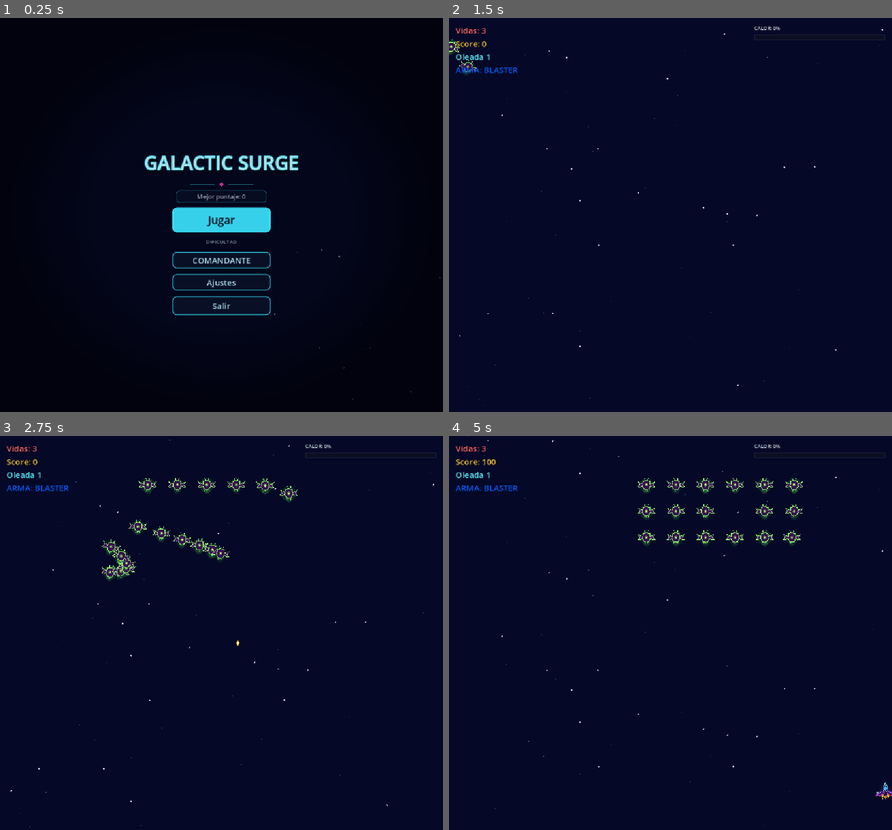
Above: before the commit, frames 1-4 (two rows, left to right).
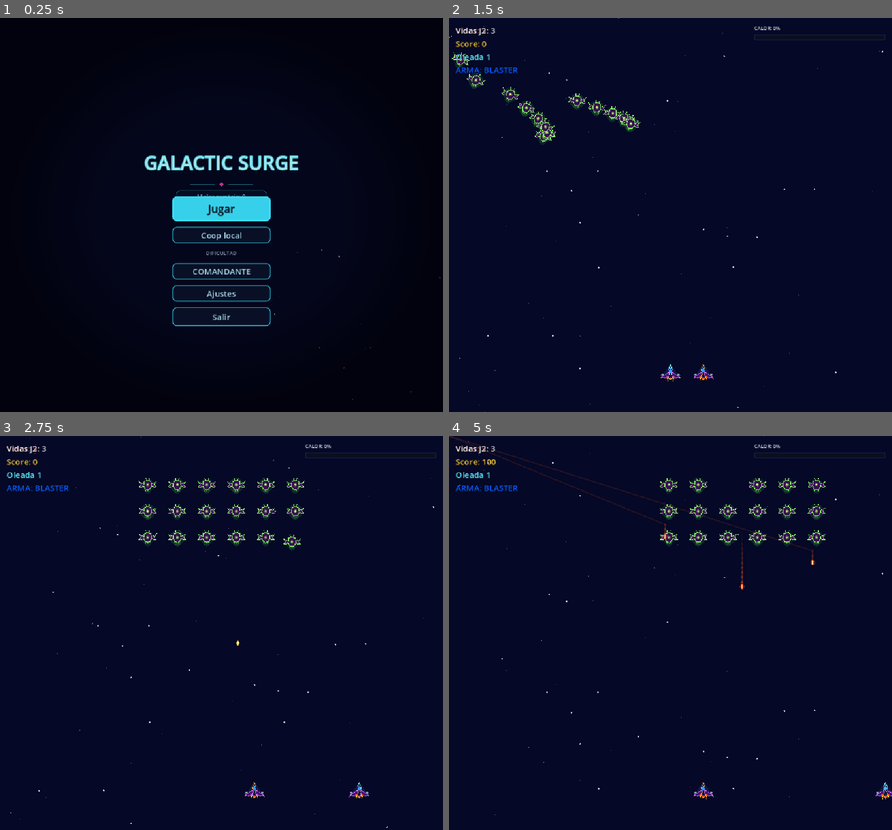
Above: after the commit, the same moments.

Repository: Frank-0511/galactic-surge
Game: Godot game, scene res://scenes/main/main.tscn
Same seed, same stepped clock (60 frames per second), same inputs: the game is played once before the commit and once after it.
Inputs (mouse positions are in pixels of both pictures, inside the frame that each line leads up to):
- Up to frame 1 (0.25 s): no input
- Up to frame 2 (1.5 s): click (670, 234) at 0.5 s, where only the run after the commit has a clickable "Coop local"; click (670, 218) at 1.25 s, where only the run before the commit has a clickable "Jugar"
- Up to frame 3 (2.75 s): tap Enter at 2 s; move the mouse to (318, 613) at 2.02 s; hold Right (move_right) from 2.03 s (still down); tap Space (shoot) at 2.1 s; click (318, 613) at 2.17 s
- Up to frame 4 (5 s): release Right (move_right) at 2.75 s; drag from (581, 652) to (595, 483) at 2.77 s; move the mouse to (714, 546) at 3.52 s; hold Right (move_right) 3.53-4.25 s; tap 2 (weapon_2) at 3.6 s; drag from (648, 711) to (652, 483) at 4.27 s

The runs differ from the first frame. In frame 1, 3.0% of the frame differs, in the area x 38-62%, y 45-79%; in frame 2, 1.5%; in frame 3, 2.3%; in frame 4, 3.0%.

Commit message:
feat(etapa-20): botón Coop local en el menú y sesión con J2

Diff:
--- a/scenes/main/main.gd
+++ b/scenes/main/main.gd
@@ -121,6 +121,9 @@
 ## Coop local (Etapa 20): second ship and its own lives; null/unused in singleplayer.
 var _player_two: CharacterBody2D = null
 var _player_two_lives: int = STARTING_LIVES
+
+## True when the session that started from the menu is coop local.
+var session_coop: bool = false
 var _mission_complete: bool = false
 var _wave_is_clean: bool = true
 var _pending_wave_index: int = 0
@@ -232,7 +235,11 @@
 	if _session_state != SessionState.MAIN_MENU:
 		return
 	session_difficulty = _main_menu.selected_difficulty
+	session_coop = _main_menu.coop_selected
+	if session_coop:
+		enable_coop_local()
 	start_session()
+	_set_player_two_active(session_coop)
 
 
 func start_session() -> void:
@@ -311,6 +318,7 @@
 	_hud.visible = false
 	_player.set_gameplay_enabled(false)
 	_player.visible = false
+	_set_player_two_active(false)
 	_hide_mission_complete_message()
 	_update_hud()
 	_main_menu.set_high_score(_high_score)
@@ -341,9 +349,23 @@
 	_player_two.position = _game_layout.get_player_spawn_position() + Vector2(80.0, 0.0)
 	add_child(_player_two)
 	_player_two.damage_requested.connect(_on_player_damage_requested)
-	_player_two.set_gameplay_enabled(true)
+	_player_two.visible = false
+	_player_two.set_gameplay_enabled(false)
 	_player_two_lives = STARTING_LIVES
-	_hud.set_lives_p2(_player_two_lives)
+
+
+## Shows or hides J2 for a session; activating gives J2 fresh lives and a respawn.
+func _set_player_two_active(active: bool) -> void:
+	if _player_two == null:
+		return
+	if active:
+		_player_two_lives = STARTING_LIVES
+		_hud.set_lives_p2(_player_two_lives)
+		_player_two.respawn(_game_layout.get_player_spawn_position() + Vector2(80.0, 0.0))
+		_player_two.set_gameplay_enabled(true)
+	else:
+		_player_two.set_gameplay_enabled(false)
+		_player_two.visible = false
 
 
 func _request_player_damage(player: Node2D) -> void:
@@ -973,6 +995,7 @@
 	_end_belt_camera_follow()
 	_session_state = SessionState.GAME_OVER
 	_player.set_gameplay_enabled(false)
+	_set_player_two_active(false)
 	_enemy_spawner.stop()
 	if _asteroid_spawner != null:
 		_asteroid_spawner.stop()
--- a/scenes/ui/main_menu.gd
+++ b/scenes/ui/main_menu.gd
@@ -39,6 +39,9 @@
 ## Tier chosen in the menu; read by Main when play_requested fires and fixed for the session.
 var selected_difficulty: int = DS.Tier.COMMANDER
 
+## True when the player pressed "Coop local" instead of "Jugar" (Etapa 20).
+var coop_selected: bool = false
+
 @onready var _content: Control = $Control
 @onready var _vignette: TextureRect = $Control/Vignette
 @onready var _high_score_label: Label = $Control/HighScoreLabel
@@ -72,6 +75,12 @@
 
 
 func _on_play_button_pressed() -> void:
+	coop_selected = false
+	play_requested.emit()
+
+
+func _on_coop_button_pressed() -> void:
+	coop_selected = true
 	play_requested.emit()
 
 
--- a/scenes/ui/main_menu.tscn
+++ b/scenes/ui/main_menu.tscn
@@ -141,6 +141,12 @@
 theme_type_variation = &"PrimaryButton"
 text = "Jugar"
 
+[node name="CoopButton" type="Button" parent="Control/Menu"]
+custom_minimum_size = Vector2(0, 38)
+layout_mode = 2
+theme_type_variation = &"SecondaryButton"
+text = "Coop local"
+
 [node name="DifficultyCaption" type="Label" parent="Control/Menu"]
 custom_minimum_size = Vector2(0, 20)
 layout_mode = 2
@@ -170,4 +176,5 @@
 [connection signal="pressed" from="Control/Menu/AjustesButton" to="." method="_on_ajustes_button_pressed"]
 [connection signal="pressed" from="Control/Menu/DificultadButton" to="." method="_on_dificultad_button_pressed"]
 [connection signal="pressed" from="Control/Menu/PlayButton" to="." method="_on_play_button_pressed"]
+[connection signal="pressed" from="Control/Menu/CoopButton" to="." method="_on_coop_button_pressed"]
 [connection signal="pressed" from="Control/Menu/QuitButton" to="." method="_on_quit_button_pressed"]
--- a/tests/etapa_20_contract_test.gd
+++ b/tests/etapa_20_contract_test.gd
@@ -20,6 +20,7 @@
 	_check_hull_colors_per_player()
 	_check_second_ship_lives()
 	_check_hud_lives_p2()
+	_check_coop_menu_button()
 
 	if _failures == 0:
 		print("ETAPA 20 CONTRACT TESTS: ALL PASSED")
@@ -76,11 +77,16 @@
 		main.call("enable_coop_local")
 	var p2: CharacterBody2D = main.get("_player_two") as CharacterBody2D
 	_expect(p2 != null and p2.player_index == 2, "Contrato 4b: coop local crea J2 con player_index 2")
+	if p2 != null:
+		_expect(not p2.visible, "Contrato 4b1: J2 oculta hasta empezar la sesión coop")
 	if p2 == null:
 		_failures += 1
 		main.queue_free()
 		return
 
+	main.call("_set_player_two_active", true)
+	# Activation respawns J2 with invulnerability, as J1 has at session start; clear it to test damage.
+	p2.set("_is_invulnerable", false)
 	main.call("_request_player_damage", p2)
 	_expect(main.get("_player_two_lives") == starting - 1, "Contrato 4c: daño a J2 le resta una vida a J2")
 	_expect(main.get("lives") == starting, "Contrato 4d: daño a J2 no toca las vidas de J1")
@@ -102,6 +108,20 @@
 
 
 # ---------------------------------------------------------------------------
+# 6. Menú: botón "Coop local" entre Jugar y Dificultad (Etapa 20, T3)
+# ---------------------------------------------------------------------------
+func _check_coop_menu_button() -> void:
+	var menu: Node = (load("res://scenes/ui/main_menu.tscn") as PackedScene).instantiate()
+	var coop: Button = menu.get_node_or_null("Control/Menu/CoopButton") as Button
+	_expect(coop != null and coop.text == "Coop local", "Contrato 6a: menú tiene botón \"Coop local\"")
+	if coop != null:
+		var play_idx: int = (menu.get_node("Control/Menu/PlayButton") as Control).get_index()
+		var dif_idx: int = (menu.get_node("Control/Menu/DificultadButton") as Control).get_index()
+		_expect(coop.get_index() > play_idx and coop.get_index() < dif_idx, "Contrato 6b: Coop local entre Jugar y Dificultad")
+	menu.free()
+
+
+# ---------------------------------------------------------------------------
 # 2. J2 uses its own action names
 # ---------------------------------------------------------------------------
 func _check_player_two_uses_own_actions() -> void:
